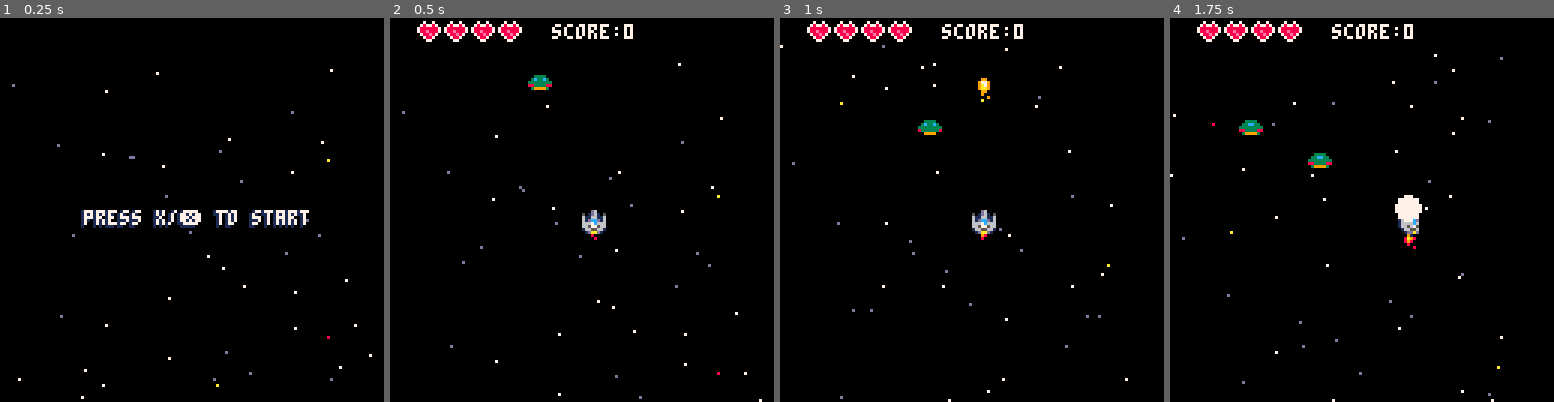
Above: before the commit, frames 1-4 (left to right).
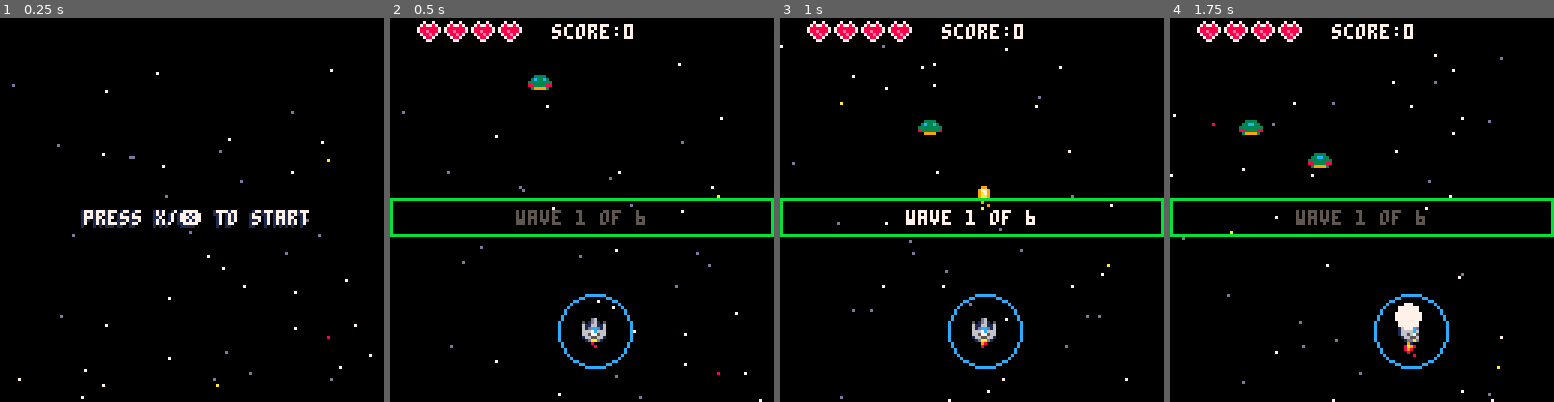
Above: after the commit, the same moments.

Repository: eduszesz/shmup
Game: PICO-8 cartridge myshmup.p8
The game is run twice, just before and just after one commit, with the same random seed, the same clock (stepped at 60 frames per second) and the same inputs.
Inputs:
- Up to frame 1 (0.25 s): no input
- Up to frame 2 (0.5 s): tap X (X key) at 0.33 s
- Up to frame 3 (1 s): tap O (Z key) at 0.7 s
- Up to frame 4 (1.75 s): tap X (X key) at 1.07 s; hold Right from 1.6 s (still down); tap O (Z key) at 1.7 s

Frame 1 is identical in both runs. In frame 2, 3.2% of the frame differs, in the area x 0-100%, y 46-92%; in frame 3, 3.5%; in frame 4, 3.7%.

Commit message:
wave initial system, shield draw

Diff:
--- a/myshmup.p8
+++ b/myshmup.p8
@@ -6,6 +6,7 @@
 
 function _init()
 	t=0
+	wtimer=90
 	debug=""
 	state="start"
 	score=0
@@ -13,7 +14,7 @@
 	ship={
 		sp=2,
 		x=64,
-		y=64,
+		y=100,
 		sx=0,
 		sy=0,
 		fl=4,
@@ -21,6 +22,7 @@
 		h=4,
 		imm=false,
 		age=0,
+		sh=true, --shield
 		box={x1=0,y1=0,x2=7,y2=7}}
 
 	stars={}
@@ -55,7 +57,14 @@
 		update_over()
 	end
 
-
+	if state=="wave" then
+		update_game()
+		wtimer-=1
+		if wtimer<=0 then
+			wtimer=90
+			state="game"
+		end
+	end
 
 end
 
@@ -74,6 +83,10 @@
 		draw_over()
 	end
 
+	if state=="wave" then
+		draw_game()
+		draw_wave()
+	end
 	mkshake()
 	mkflash()
 	--print(debug,64,64,8)
@@ -81,7 +94,7 @@
 
 function update_start()
 	if btnp(5) then
-		state="game"
+		state="wave"
 	end
 end
 
@@ -150,6 +163,15 @@
 	else
 		sspr(1,65,29,14,25,10,80,40)
 	end
+end
+
+function draw_wave()
+	local cl=7
+	rect(0,60,127,72,11)
+	if t%16<8 then
+		cl=5
+	end
+	cprint("wave 1 of 6",64,64,cl)
 end
 
 function mkstars()
@@ -445,6 +467,9 @@
 
 function drplayer()
 	sprflash(ship)
+	if ship.sh then
+		circ(ship.x+4,ship.y+4,12,12)
+	end
 	spr(ship.sp,ship.x,ship.y)
 	pal()
 	if ship.sx!=0 or
